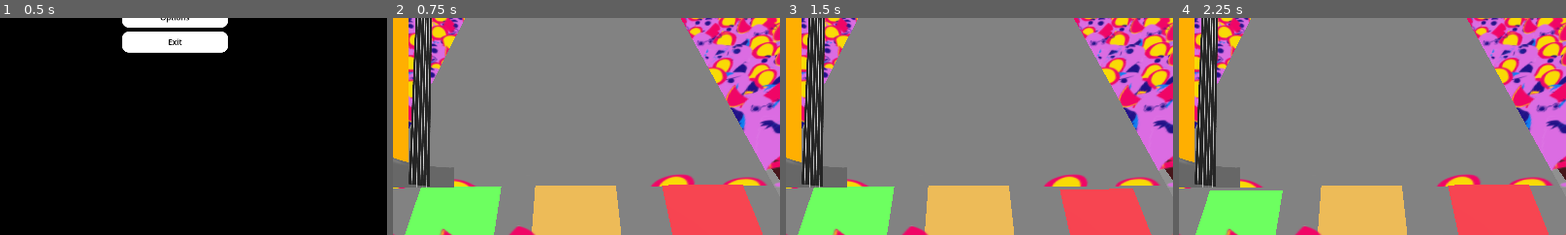
Above: before the commit, frames 1-4 (left to right).
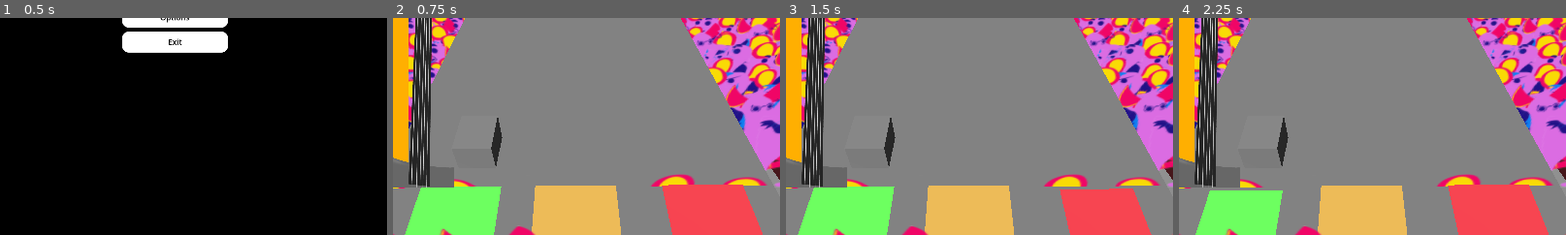
Above: after the commit, the same moments.

Repository: novadragonDOTspace/BePunkEatDoener
Game: Godot game, scene res://Scenes/main_menu.tscn
The game is run twice, just before and just after one commit, with the same random seed, the same clock (stepped at 60 frames per second) and the same inputs. Sound files missing from this copy of the repository are replaced by a short silence.
Inputs:
- Up to frame 1 (0.5 s): no input
- Up to frame 2 (0.75 s): click "Start Game" at 0.5 s
- Up to frame 3 (1.5 s): tap Enter at 1.25 s; hold Right (ui_right) from 1.28 s (still down)
- Up to frame 4 (2.25 s): tap Space at 2 s; release Right (ui_right) at 2.03 s; hold Left (ui_left) from 2.03 s (still down)
The pictures show only the part of the screen within x 27-77%, y 50-100%; the shares and areas given below are measured in that part.

Frame 1 is identical in both runs. In frame 2, 0.3% of the frame differs, in the area x 25-29%, y 45-69%; in frame 3, 0.3%; in frame 4, 0.3%.

Commit message:
Refactor resource paths and add Note scene with material logic

Diff:
--- /dev/null
+++ b/Scenes/Note.tscn
@@ -0,0 +1,12 @@
+[gd_scene load_steps=3 format=3 uid="uid://dtkn0fuf84mes"]
+
+[ext_resource type="Script" uid="uid://b2n0n2si5xoro" path="res://Scenes/note.gd" id="1_1eugu"]
+
+[sub_resource type="BoxMesh" id="BoxMesh_r41ma"]
+
+[node name="Note" type="Node3D"]
+script = ExtResource("1_1eugu")
+
+[node name="MeshInstance3D" type="MeshInstance3D" parent="."]
+transform = Transform3D(0.2, 0, 0, 0, 0.2, 0, 0, 0, 0.2, 0, 0, 0)
+mesh = SubResource("BoxMesh_r41ma")
--- a/Scenes/environment.tscn
+++ b/Scenes/environment.tscn
@@ -1,7 +1,8 @@
-[gd_scene load_steps=8 format=3 uid="uid://camc4nedaxfw1"]
+[gd_scene load_steps=9 format=3 uid="uid://cqagux8ysu7ej"]
 
 [ext_resource type="PackedScene" uid="uid://b4vwipdnuin6y" path="res://3D Models/city_background/city_scene_01.obj" id="1_mfu5p"]
-[ext_resource type="PackedScene" path="res://Scenes/NotePicker.tscn" id="2_a65fu"]
+[ext_resource type="PackedScene" uid="uid://bcwf15msxb4oa" path="res://Scenes/NotePicker.tscn" id="2_a65fu"]
+[ext_resource type="PackedScene" uid="uid://dtkn0fuf84mes" path="res://Scenes/Note.tscn" id="2_osnen"]
 [ext_resource type="Texture2D" uid="uid://brk24dvgoq141" path="res://2D/rat_1.png" id="3_vpl2n"]
 [ext_resource type="Texture2D" uid="uid://dmxopd1gxqpwq" path="res://2D/rat_2.png" id="4_osnen"]
 [ext_resource type="Texture2D" uid="uid://ddse7u07jqvn5" path="res://2D/rat_3.png" id="5_djr8b"]
@@ -37,6 +38,9 @@
 transform = Transform3D(0.8, 0, 0, 0, 0.79337823, -0.10271801, 0, 0.10271801, 0.79337823, -0.5672822, 0, 0)
 line = 1
 
+[node name="Note" parent="CanvasLayer/Road" instance=ExtResource("2_osnen")]
+transform = Transform3D(1, -4.1644554e-09, 9.461196e-10, 4.2369157e-09, 0.9952282, -0.09758301, -5.3528737e-10, 0.09758301, 0.9952282, -0.5220933, 0.08859718, -0.41808692)
+
 [node name="CanvasLayer2" type="CanvasLayer" parent="."]
 layer = 2
 
--- /dev/null
+++ b/Scenes/node.gd
@@ -0,0 +1,26 @@
+extends MeshInstance3D
+
+var green_mat = load("res://Scenes/green_mat.tres")
+var yellow_mat = load("res://Scenes/yellow_mat.tres")
+var red_mat = load("res://Scenes/red_mat.tres")
+
+@export_range(1, 3) var line: int
+
+func _set_material():
+	match line:
+		1:
+			$MeshInstance3D.material_override = green_mat
+		2:
+			$MeshInstance3D.material_override = yellow_mat
+		3:
+			$MeshInstance3D.material_override = red_mat
+
+
+# Called when the node enters the scene tree for the first time.
+func _ready() -> void:
+	set_material()
+
+
+# Called every frame. 'delta' is the elapsed time since the previous frame.
+func _process(delta: float) -> void:
+	pass
--- /dev/null
+++ b/Scenes/note.gd
@@ -0,0 +1,26 @@
+extends MeshInstance3D
+
+var green_mat = load("res://Scenes/green_mat.tres")
+var yellow_mat = load("res://Scenes/yellow_mat.tres")
+var red_mat = load("res://Scenes/red_mat.tres")
+
+@export_range(1, 3) var line: int
+
+func _ready():
+	set_material()
+
+func set_material():
+	match line:
+		1:
+			$MeshInstance3D.material_override = green_mat
+		2:
+			$MeshInstance3D.material_override = yellow_mat
+		3:
+			$MeshInstance3D.material_override = red_mat
+
+
+
+
+# Called every frame. 'delta' is the elapsed time since the previous frame.
+func _process(delta: float) -> void:
+	pass
Not shown: 1 places in Music/Be Punk Eat Döner/BePunkEatDöner.tres that only renumber resources
Not shown, added: Scenes/node.gd.uid
Not shown, added: Scenes/note.gd.uid
Not shown: 1 places in Scenes/yellow_mat.tres that only renumber resources
